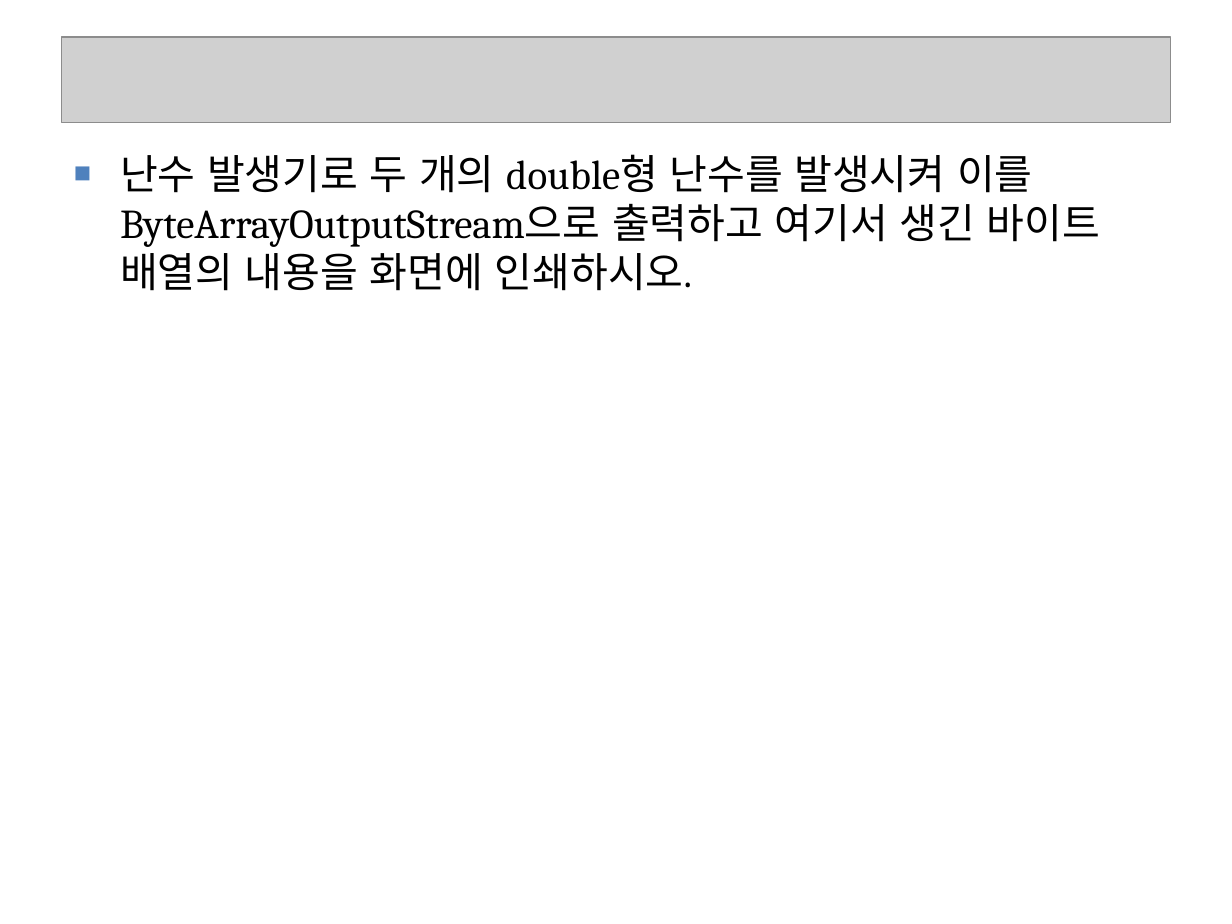
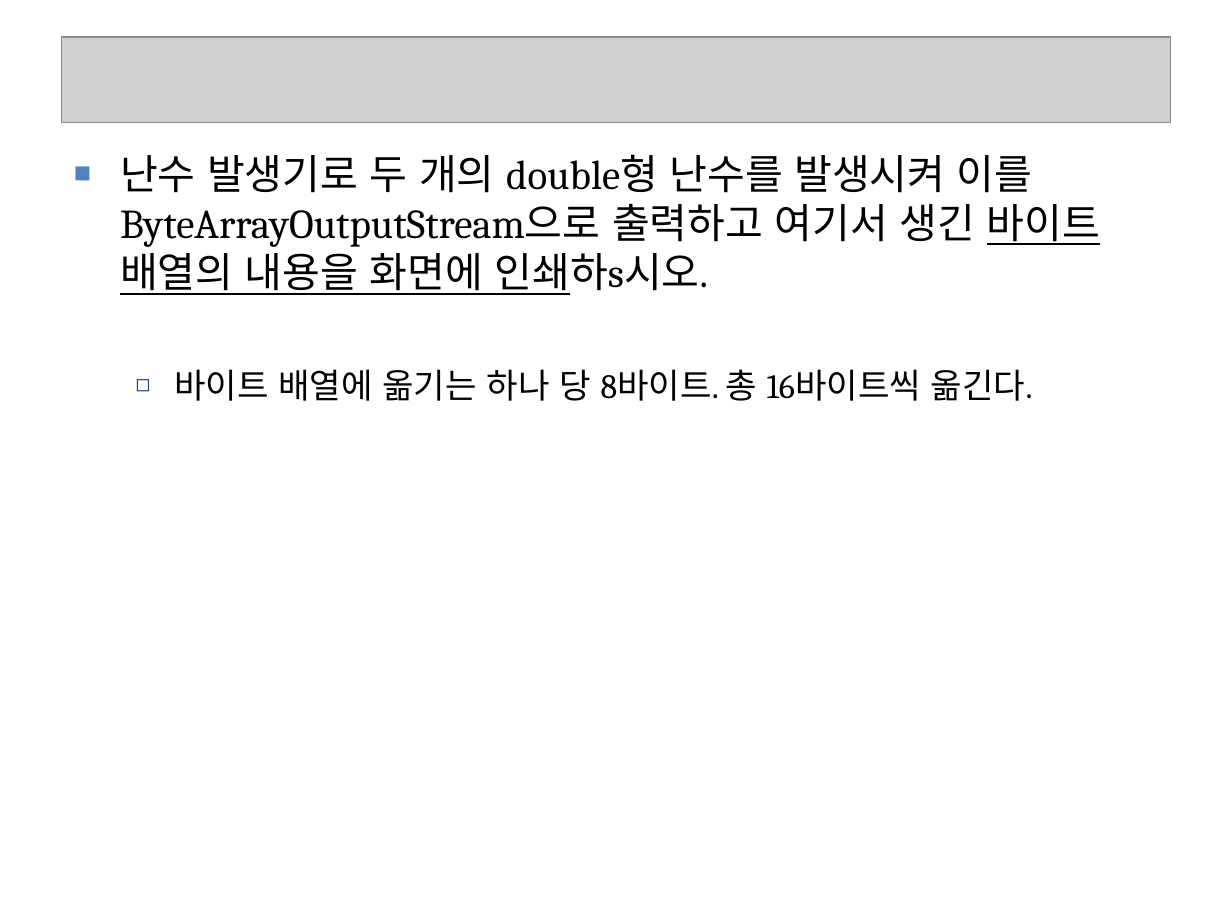
Before and after one commit to seleuchel/javaNetwork, a slide deck: slide 84 of ppt/528_chap02Streams4CharacterByteArray.ppt (slide 83 before the commit). Drawn at 1232x924 pixels with LibreOffice and Linux fonts; fonts in the diff are those of the drawing; grey boxes stand for pictures; background and template pictures are left out. Boxes give left, top, right and bottom in pixels: in the first picture for what was removed or moved away, otherwise in the second. Text is boxed around its words. In the diff, an @@ line names an element or a change of style, - is before the commit and + after.

```diff
--- a/ppt/528_chap02Streams4CharacterByteArray.ppt
+++ b/ppt/528_chap02Streams4CharacterByteArray.ppt
@@ text at <box>120,154,1100,401</box>: text changed @@
-■ 난수 발생기로 두 개의 double형 난수를 발생시켜 이를 ByteArrayOutputStream으로 출력하고 여기서 생긴 바이트 배열의 내용을 화면에 인쇄하시오.
+■ 난수 발생기로 두 개의 double형 난수를 발생시켜 이를 ByteArrayOutputStream으로 출력하고 여기서 생긴 바이트 배열의 내용을 화면에 인쇄하s시오.
+  ◻ 바이트 배열에 옮기는 하나 당 8바이트. 총 16바이트씩 옮긴다.
```
Also in this commit, not shown: 24 other slides changed, 3 slides added, 2 slides removed, 7 other files.
